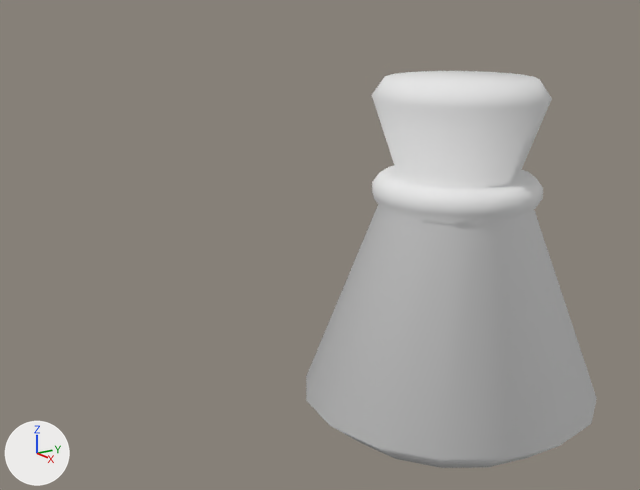
Before and after pictures for a commit that changed the Blender file Models/MixerItems.blend.
One viewpoint serves both versions: a camera (50 mm lens) standing at (4.16, -3.94, 2.86) and looking at (-2.45, 0.61, 0.55). Arrows for +X, +Y and +Z are at lower left; the lights stay in place.

Names of what the first picture shows: 'Mixer_Potion_Flat'.
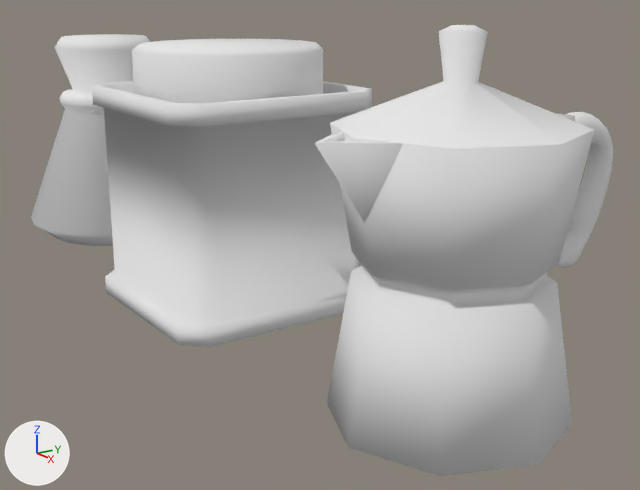
Diff of the bpy script that builds the scene:
```diff
--- a/Models/MixerItems.blend.py
+++ b/Models/MixerItems.blend.py
@@ me_circle_003 @@
+me_circle_003.from_pydata(...)  # 32 vertices, 28 faces; spans x -0.83..0.83, y -0.83..0.83, z 2.02..2.64
+me_circle_003.polygons.foreach_set('use_smooth', [True] * 28)
+me_circle_003.materials.append(mat_mixer_potion_flat)  # its picture is missing
@@ me_circle_002 @@
+me_circle_002.from_pydata([(-0.743, 0.0, 1.486), (-1.115, 0.0, 2.017), (-0.709, -0.304, 2.017), (-0.835, 0.0, 2.017), (-1.049, 0.0, 2.017), (-0.74, -0.23, 2.017), (-1.049, 0.0, 1.974), (-0.835, 0.0, 1.974), (-0.74, -0.23, 1.974)], [], [(0, 2, 1), (1, 2, 5, 4), (6, 8, 7), (4, 5, 8, 6), (5, 3, 7, 8)])
+for i in [*range(0, 4)]: me_circle_002.polygons[i].use_smooth = True
+me_circle_002.materials.append(mat_mixer_potion_flat)  # its picture is missing
@@ me_cube_001 @@
+me_cube_001.from_pydata(...)  # 36 vertices, 34 faces; spans x -0.221..0.734, y -0.105..0.105, z -1.179..0.06
+me_cube_001.polygons.foreach_set('use_smooth', [True] * 34)
+me_cube_001.materials.append(mat_mixer_potion_flat)  # its picture is missing
@@ me_circle_001 @@
+me_circle_001.from_pydata(...)  # 111 vertices, 111 faces; spans x -0.85..0.99, y -0.85..0.85, z 0.0..2.02
+me_circle_001.polygons.foreach_set('use_smooth', [True] * 111)
+me_circle_001.materials.append(mat_mixer_potion_flat)  # its picture is missing
@@ ob_mixer_teacan @@
 ob_mixer_teacan = bpy.data.objects.new('Mixer_TeaCan', me_mixer_teacan)
-ob_mixer_teacan.location = (0.0, 0.0, 0.0)
-ob_mixer_teacan.hide_set(True)
+ob_mixer_teacan.location = (-3.0, 0.0, 0.0)
@@ ob_mixer_potion_flat @@
 ob_mixer_potion_flat = bpy.data.objects.new('Mixer_Potion_Flat', me_circle)
-ob_mixer_potion_flat.location = (0.0, 0.0, 0.0)
+ob_mixer_potion_flat.location = (-6.0, 0.0, 0.0)
@@ ob_circle_002 @@
+ob_circle_002 = bpy.data.objects.new('Circle.002', me_circle_003)
+ob_circle_002.location = (0.0, 0.0, 0.0)
+ob_circle_002.rotation_euler = (0.0, 0.0, 1.571)  # degrees (0, 0, 90)
@@ ob_circle_001 @@
+ob_circle_001 = bpy.data.objects.new('Circle.001', me_circle_002)
+ob_circle_001.location = (0.0, 0.0, 0.0)
+ob_circle_001.rotation_euler = (0.0, 0.0, 1.571)  # degrees (0, 0, 90)
+_m = ob_circle_001.modifiers.new('Mirror', 'MIRROR')
+_m.use_axis = (False, True, False)
@@ ob_cube_001 @@
+ob_cube_001 = bpy.data.objects.new('Cube.001', me_cube_001)
+ob_cube_001.location = (0.0, 0.835, 2.017)
+ob_cube_001.rotation_euler = (0.0, 0.0, 1.571)  # degrees (0, 0, 90)
+_m = ob_cube_001.modifiers.new('Subdivision', 'SUBSURF')
@@ ob_circle @@
+ob_circle = bpy.data.objects.new('Circle', me_circle_001)
+ob_circle.location = (0.0, 0.0, 0.0)
+ob_circle.rotation_euler = (0.0, 0.0, 1.571)  # degrees (0, 0, 90)
```

Where the change shows, as pixel boxes [x1, y1, x2, y2] in the pictures (640 x 490 px):
'Mixer_Potion_Flat', moved: before [306, 71, 597, 468]; after [31, 34, 150, 246]
'Circle', added: after [327, 113, 594, 476]
'Mixer_TeaCan', shown: after [92, 39, 372, 347]
'Circle.002', added: after [330, 25, 594, 149]
'Circle.001', added: after [315, 130, 403, 223]
'Cube.001', added: after [556, 112, 613, 268]
